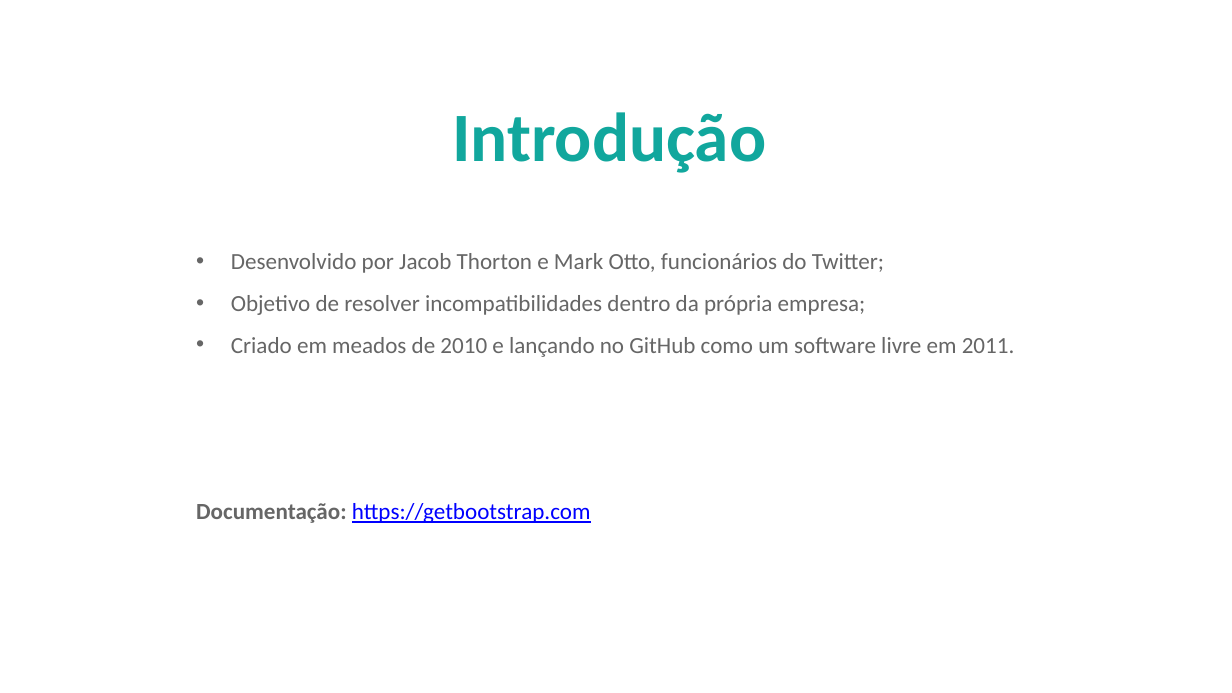
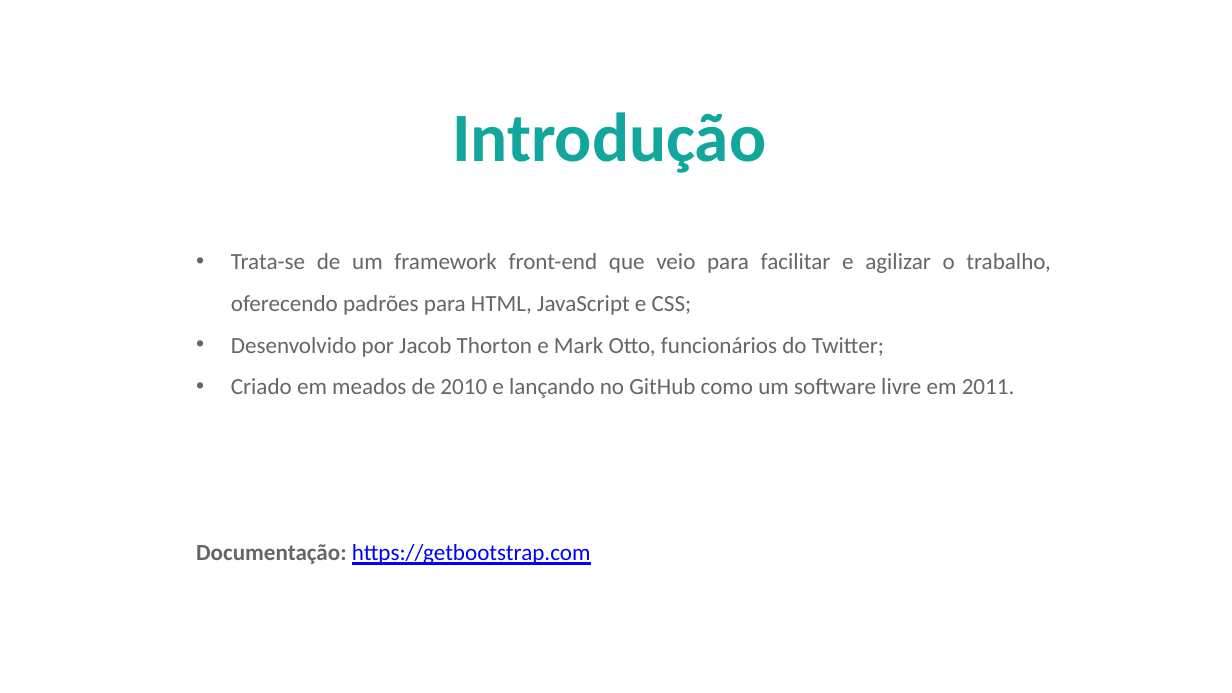
Before and after one commit to AlberttSantos/treinamento-bootstrap, a slide deck: slide 2 of Bootstrap.pptx. Drawn at 1232x693 pixels with LibreOffice and Linux fonts; fonts in the diff are those of the drawing; background and template pictures are left out. Boxes give left, top, right and bottom in pixels: in the first picture for what was removed or moved away, otherwise in the second. Text is boxed around its words. In the diff, an @@ line names an element or a change of style, - is before the commit and + after.

```diff
--- a/Bootstrap.pptx
+++ b/Bootstrap.pptx
@@ text at <box>231,253,1050,315</box>: paragraph added @@
+                • Trata-se de um framework front-end que veio para facilitar e agilizar o trabalho, oferecendo padrões para HTML, JavaScript e CSS;
@@ text at <box>231,295,866,315</box>: paragraph removed @@
-                • Objetivo de resolver incompatibilidades dentro da própria empresa;
```
Also in this commit, not shown: 1 other slide changed.
